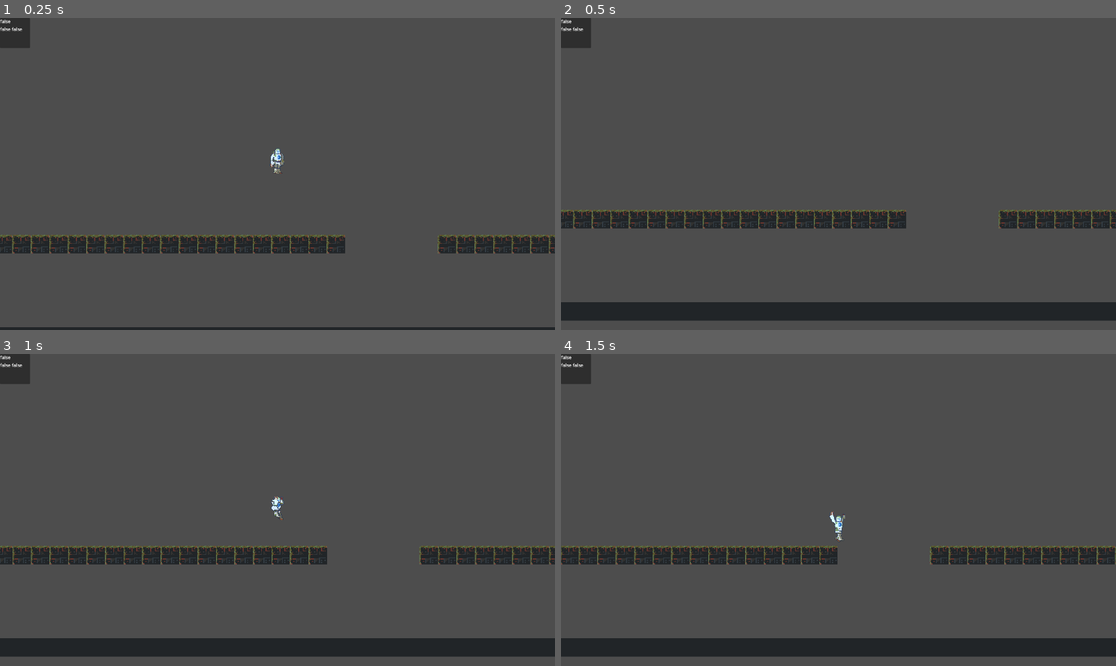
Above: before the commit, frames 1-4 (two rows, left to right).
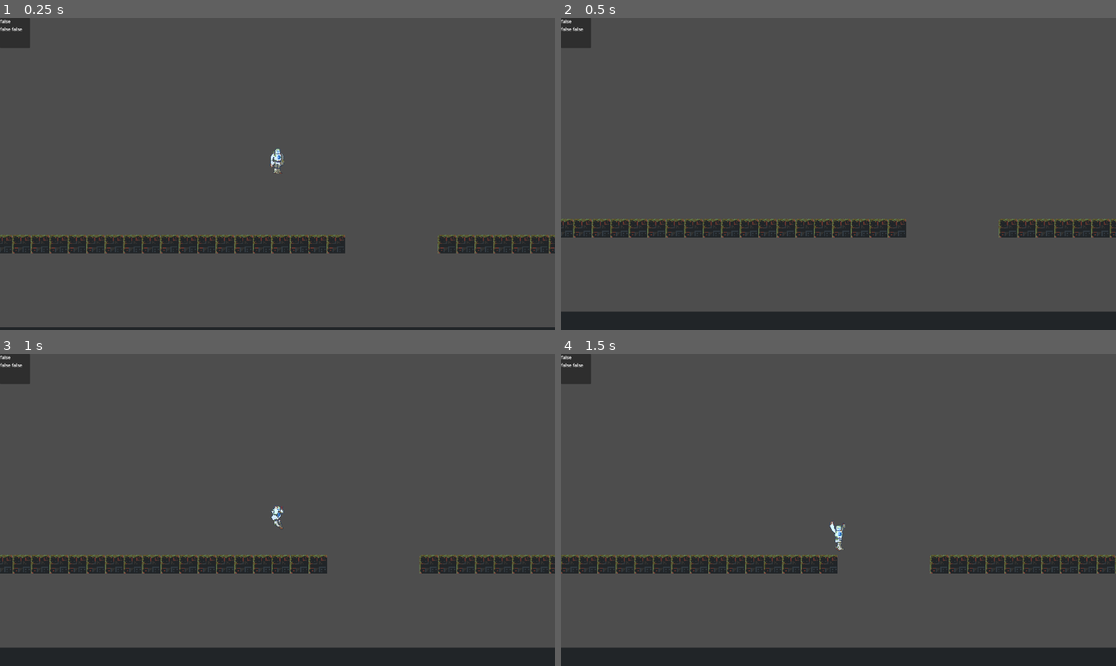
Above: after the commit, the same moments.

Repository: DevFTB/GMTK2024
Game: Godot game, scene res://level/level_tester.tscn
Two runs of this game, one before a commit and one after it. Both use one fixed random seed, a clock stepped at 60 frames per second and the inputs below. This scene is started directly instead of the project's main scene.
Inputs:
- Up to frame 1 (0.25 s): no input
- Up to frame 2 (0.5 s): no input
- Up to frame 3 (1 s): hold D (move_right) from 0.53 s (still down); hold F (interact) from 0.53 s (still down); tap Space (jump) at 0.77 s
- Up to frame 4 (1.5 s): keep holding D (move_right); release F (interact) at 1.28 s; tap F (interact) at 1.35 s

Frame 1 is identical in both runs. In frame 2, 12% of the frame differs, in the area x 0-100%, y 61-100%; in frame 3, 12%; in frame 4, 12%, in the area x 0-100%, y 50-100%.

Commit message:
fix offset in camera limits

Diff:
--- a/level/level.gd
+++ b/level/level.gd
@@ -31,14 +31,19 @@
 	var boundary_rect = tilemap.get_used_rect()
 	var top_left_corner = boundary_rect.position
 	var bottom_right_corner = boundary_rect.end
+
+	var tileset = tilemap.tile_set
+	var x_offset = tileset.tile_size.x / 2
+	var y_offset = tileset.tile_size.y / 2
+
 	if not camera_min_x:
-		camera_min_x = tilemap.map_to_local(top_left_corner).x
+		camera_min_x = tilemap.map_to_local(top_left_corner).x - x_offset
 	if not camera_max_x:
-		camera_max_x = tilemap.map_to_local(bottom_right_corner).x
+		camera_max_x = tilemap.map_to_local(bottom_right_corner).x - x_offset
 	if not camera_min_y:
-		camera_min_y = tilemap.map_to_local(top_left_corner).y
+		camera_min_y = tilemap.map_to_local(top_left_corner).y - y_offset
 	if not camera_max_y:
-		camera_max_y = tilemap.map_to_local(bottom_right_corner).y
+		camera_max_y = tilemap.map_to_local(bottom_right_corner).y - y_offset
 
 	return {
 		"left": camera_min_x,
